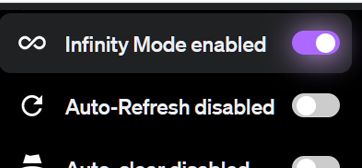
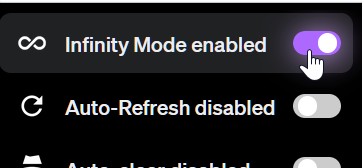
Revision of a layered 362 × 168 image; what changed, layer by layer:
added layer "Gizmo toggles w/ cursor" above "Gizmo toggles" over 0, 1, 362, 168
